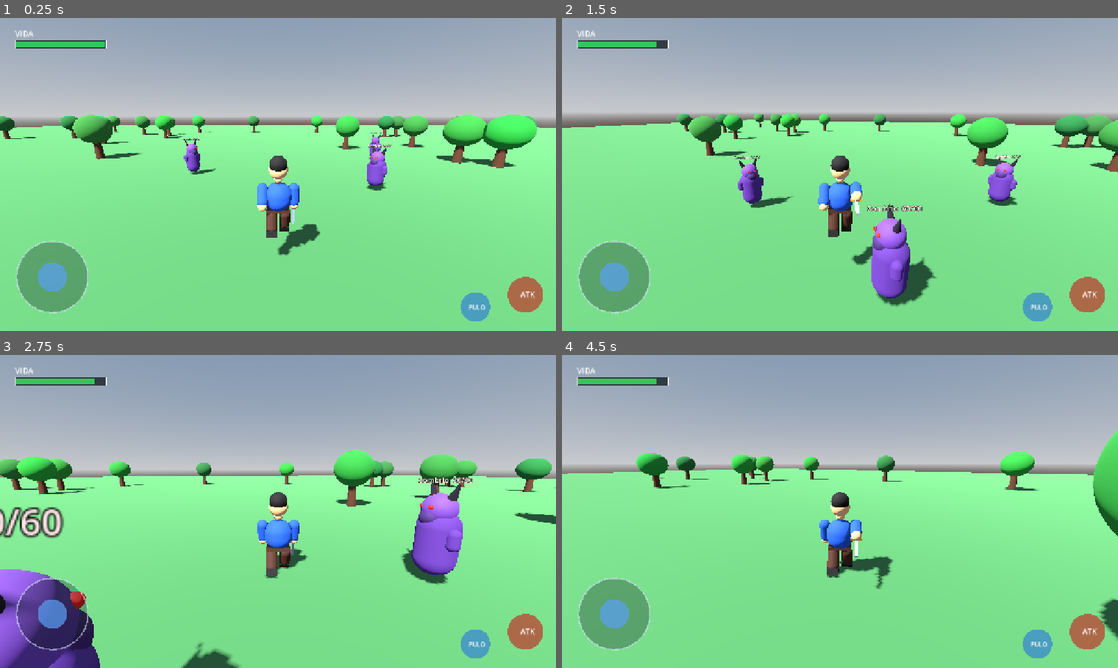
Above: before the commit, frames 1-4 (two rows, left to right).
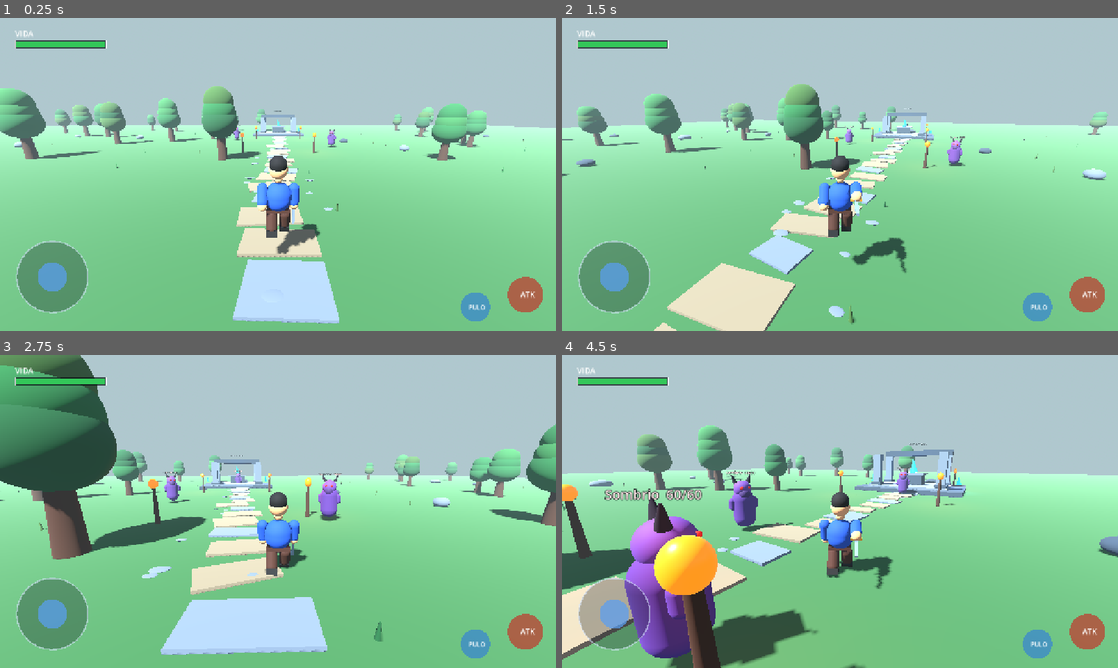
Above: after the commit, the same moments.

Repository: YohBoostel07/Aetheria-Android
Game: Godot game, scene res://scenes/world.tscn
Same seed, same stepped clock (60 frames per second), same inputs: the game is played once before the commit and once after it.
Inputs (mouse positions are in pixels of both pictures, inside the frame that each line leads up to):
- Up to frame 1 (0.25 s): no input
- Up to frame 2 (1.5 s): tap Enter at 0.5 s; move the mouse to (867, 174) at 0.52 s; hold W (move_forward) from 0.53 s (still down); tap J (attack) at 0.6, 1.35 s; click (867, 174) at 0.67 s; tap Space (jump) at 0.77 s; move the mouse to (812, 174) at 1.27 s
- Up to frame 3 (2.75 s): keep holding W (move_forward); tap Space (jump) at 1.52 s; move the mouse to (289, 505) at 2.02 s; tap J (attack) at 2.1 s
- Up to frame 4 (4.5 s): keep holding W (move_forward); move the mouse to (834, 517) at 2.77 s; tap J (attack) at 2.85, 3.6, 4.35 s; click (834, 517) at 2.92 s; tap Space (jump) at 3.02, 3.77 s; move the mouse to (878, 514) at 3.52 s; move the mouse to (795, 508) at 4.27 s

The runs differ from the first frame. In frame 1, 48% of the frame differs, in the area x 0-100%, y 0-100%; in frame 2, 46%; in frame 3, 74%; in frame 4, 67%.

Commit message:
Build first explorable region: Vale do Primeiro Santuario

Diff:
--- a/scripts/world.gd
+++ b/scripts/world.gd
@@ -2,21 +2,71 @@
 
 const ENEMY_SCRIPT = preload("res://scripts/enemy.gd")
 
+var rng := RandomNumberGenerator.new()
+var bark_material: StandardMaterial3D
+var leaf_materials: Array[StandardMaterial3D] = []
+var stone_material: StandardMaterial3D
+var dark_stone_material: StandardMaterial3D
+var path_material: StandardMaterial3D
+var crystal_material: StandardMaterial3D
+var torch_material: StandardMaterial3D
+
 func _ready() -> void:
+    rng.seed = 48291
+    _create_materials()
     _create_environment()
     _create_ground()
-    _create_landmarks()
+    _create_path()
+    _create_forest()
+    _create_rock_fields()
+    _create_ancient_shrine()
+    _create_torches()
     _spawn_enemies()
+
+func _create_materials() -> void:
+    bark_material = _material(Color(0.25, 0.14, 0.085), 1.0)
+    stone_material = _material(Color(0.38, 0.42, 0.46), 0.95)
+    dark_stone_material = _material(Color(0.20, 0.24, 0.29), 1.0)
+    path_material = _material(Color(0.48, 0.43, 0.34), 1.0)
+    crystal_material = _material(Color(0.12, 0.68, 0.92), 0.24, 0.25)
+    crystal_material.emission_enabled = true
+    crystal_material.emission = Color(0.04, 0.42, 0.85)
+    crystal_material.emission_energy_multiplier = 1.8
+    torch_material = _material(Color(1.0, 0.36, 0.07), 0.3)
+    torch_material.emission_enabled = true
+    torch_material.emission = Color(1.0, 0.19, 0.025)
+    torch_material.emission_energy_multiplier = 2.2
+    leaf_materials = [
+        _material(Color(0.10, 0.29, 0.15), 1.0),
+        _material(Color(0.13, 0.36, 0.18), 1.0),
+        _material(Color(0.18, 0.40, 0.20), 1.0),
+        _material(Color(0.22, 0.34, 0.15), 1.0)
+    ]
+
+func _material(color: Color, roughness_value: float = 0.85, metallic_value: float = 0.0) -> StandardMaterial3D:
+    var material := StandardMaterial3D.new()
+    material.albedo_color = color
+    material.roughness = roughness_value
+    material.metallic = metallic_value
+    return material
 
 func _create_environment() -> void:
     var world_env := Environment.new()
     world_env.background_mode = Environment.BG_SKY
     world_env.sky = Sky.new()
-    world_env.sky.sky_material = ProceduralSkyMaterial.new()
+    var sky_material := ProceduralSkyMaterial.new()
+    sky_material.sky_top_color = Color(0.12, 0.23, 0.42)
+    sky_material.sky_horizon_color = Color(0.62, 0.70, 0.76)
+    sky_material.ground_bottom_color = Color(0.12, 0.16, 0.13)
+    sky_material.ground_horizon_color = Color(0.42, 0.48, 0.40)
+    world_env.sky.sky_material = sky_material
     world_env.ambient_light_source = Environment.AMBIENT_SOURCE_COLOR
     world_env.ambient_light_color = Color(0.63, 0.72, 0.84)
-    world_env.ambient_light_energy = 0.65
+    world_env.ambient_light_energy = 0.72
     world_env.tonemap_mode = Environment.TONE_MAPPER_FILMIC
+    world_env.fog_enabled = true
+    world_env.fog_light_color = Color(0.55, 0.65, 0.68)
+    world_env.fog_density = 0.006
     var node := get_node_or_null("WorldEnvironment") as WorldEnvironment
     if node:
         node.environment = world_env
@@ -25,15 +75,15 @@
     var ground := StaticBody3D.new()
     ground.name = "Ground"
     add_child(ground)
+
     var mesh_instance := MeshInstance3D.new()
     var plane := PlaneMesh.new()
     plane.size = Vector2(180, 180)
     mesh_instance.mesh = plane
-    var mat := StandardMaterial3D.new()
-    mat.albedo_color = Color(0.24, 0.43, 0.24)
-    mat.roughness = 1.0
-    mesh_instance.material_override = mat
+    var grass := _material(Color(0.20, 0.36, 0.20), 1.0)
+    mesh_instance.material_override = grass
     ground.add_child(mesh_instance)
+
     var collision := CollisionShape3D.new()
     var shape := BoxShape3D.new()
     shape.size = Vector3(180, 0.3, 180)
@@ -41,44 +91,188 @@
     collision.position.y = -0.15
     ground.add_child(collision)
 
-func _create_landmarks() -> void:
-    var rng := RandomNumberGenerator.new()
-    rng.seed = 48291
-    for i in range(42):
-        var tree := Node3D.new()
-        tree.position = Vector3(rng.randf_range(-48, 48), 0, rng.randf_range(-48, 48))
-        if tree.position.distance_to(Vector3(0, 0, 4)) < 8:
+func _create_path() -> void:
+    for i in range(25):
+        var stone := MeshInstance3D.new()
+        var mesh := BoxMesh.new()
+        mesh.size = Vector3(rng.randf_range(1.5, 2.5), 0.10, rng.randf_range(1.0, 1.7))
+        stone.mesh = mesh
+        stone.position = Vector3(rng.randf_range(-0.55, 0.55), 0.035, 5.0 - float(i) * 1.75)
+        stone.rotation.y = rng.randf_range(-0.18, 0.18)
+        stone.material_override = path_material if i % 3 != 0 else stone_material
+        add_child(stone)
+
+    for i in range(22):
+        var pebble := MeshInstance3D.new()
+        var mesh := SphereMesh.new()
+        mesh.radius = rng.randf_range(0.12, 0.24)
+        mesh.height = mesh.radius * 0.55
+        pebble.mesh = mesh
+        pebble.scale = Vector3(1.3, 0.65, 0.9)
+        pebble.position = Vector3(rng.randf_range(-2.3, 2.3), 0.06, rng.randf_range(-34, 7))
+        pebble.material_override = stone_material
+        add_child(pebble)
+
+func _create_forest() -> void:
+    for i in range(58):
+        var position := Vector3(rng.randf_range(-52, 52), 0, rng.randf_range(-52, 52))
+        var near_path := absf(position.x) < 4.2 and position.z < 8.0 and position.z > -39.0
+        var near_spawn := position.distance_to(Vector3(0, 0, 4)) < 9.0
+        var near_shrine := position.distance_to(Vector3(0, 0, -34)) < 9.0
+        if near_path or near_spawn or near_shrine:
             continue
-        add_child(tree)
-        var trunk := MeshInstance3D.new()
-        var trunk_mesh := CylinderMesh.new()
-        trunk_mesh.top_radius = 0.22
-        trunk_mesh.bottom_radius = 0.34
-        trunk_mesh.height = 2.2
-        trunk.mesh = trunk_mesh
-        trunk.position.y = 1.1
-        var bark := StandardMaterial3D.new()
-        bark.albedo_color = Color(0.29, 0.17, 0.1)
-        trunk.material_override = bark
-        tree.add_child(trunk)
+        _create_tree(position, rng.randf_range(0.82, 1.35))
+
+    for i in range(34):
+        var grass := MeshInstance3D.new()
+        var blade := CylinderMesh.new()
+        blade.top_radius = 0.015
+        blade.bottom_radius = 0.055
+        blade.height = rng.randf_range(0.28, 0.55)
+        blade.radial_segments = 5
+        grass.mesh = blade
+        grass.position = Vector3(rng.randf_range(-42, 42), blade.height * 0.5, rng.randf_range(-42, 42))
+        grass.rotation.z = rng.randf_range(-0.25, 0.25)
+        grass.material_override = leaf_materials[rng.randi_range(0, leaf_materials.size() - 1)]
+        add_child(grass)
+
+func _create_tree(tree_position: Vector3, scale_value: float) -> void:
+    var tree := Node3D.new()
+    tree.position = tree_position
+    tree.scale = Vector3.ONE * scale_value
+    add_child(tree)
+
+    var trunk := MeshInstance3D.new()
+    var trunk_mesh := CylinderMesh.new()
+    trunk_mesh.top_radius = 0.20
+    trunk_mesh.bottom_radius = 0.34
+    trunk_mesh.height = 2.6
+    trunk.mesh = trunk_mesh
+    trunk.position.y = 1.3
+    trunk.material_override = bark_material
+    tree.add_child(trunk)
+
+    for j in range(3):
         var crown := MeshInstance3D.new()
         var crown_mesh := SphereMesh.new()
-        crown_mesh.radius = 1.35
-        crown_mesh.height = 2.5
+        crown_mesh.radius = 1.15 - float(j) * 0.10
+        crown_mesh.height = 2.15 - float(j) * 0.12
         crown.mesh = crown_mesh
-        crown.position.y = 2.65
-        var leaves := StandardMaterial3D.new()
-        leaves.albedo_color = Color(0.12 + rng.randf() * 0.08, 0.34 + rng.randf() * 0.16, 0.17)
-        leaves.roughness = 1.0
-        crown.material_override = leaves
+        crown.position = Vector3(0, 2.55 + float(j) * 0.62, 0)
+        crown.material_override = leaf_materials[rng.randi_range(0, leaf_materials.size() - 1)]
         tree.add_child(crown)
 
+func _create_rock_fields() -> void:
+    for i in range(30):
+        var rock := MeshInstance3D.new()
+        var mesh := SphereMesh.new()
+        mesh.radius = rng.randf_range(0.35, 0.85)
+        mesh.height = mesh.radius * 1.5
+        rock.mesh = mesh
+        rock.scale = Vector3(rng.randf_range(0.9, 1.7), rng.randf_range(0.65, 1.1), rng.randf_range(0.8, 1.4))
+        rock.position = Vector3(rng.randf_range(-48, 48), 0.28, rng.randf_range(-48, 48))
+        if rock.position.distance_to(Vector3(0, 0, 4)) < 8.0 or (absf(rock.position.x) < 3.0 and rock.position.z < 7.0 and rock.position.z > -38.0):
+            rock.queue_free()
+            continue
+        rock.material_override = stone_material if i % 2 == 0 else dark_stone_material
+        add_child(rock)
+
+func _create_ancient_shrine() -> void:
+    var shrine := Node3D.new()
+    shrine.name = "AncientShrine"
+    shrine.position = Vector3(0, 0, -35)
+    add_child(shrine)
+
+    _box(shrine, "Shrine platform", Vector3(0, 0.18, 0), Vector3(10, 0.36, 7), dark_stone_material)
+    _box(shrine, "Upper step", Vector3(0, 0.43, 0.1), Vector3(7.5, 0.22, 5.2), stone_material)
+
+    for side in [-1.0, 1.0]:
+        for depth in [-1.0, 1.0]:
+            _box(shrine, "Ancient pillar", Vector3(side * 3.1, 2.05, depth * 1.75), Vector3(0.72, 3.25, 0.72), stone_material)
+            _box(shrine, "Pillar base", Vector3(side * 3.1, 0.62, depth * 1.75), Vector3(1.05, 0.34, 1.05), dark_stone_material)
+
+    _box(shrine, "Broken lintel", Vector3(0, 3.82, -1.75), Vector3(7.0, 0.55, 0.85), dark_stone_material)
+    _box(shrine, "Altar", Vector3(0, 1.05, -0.45), Vector3(2.2, 1.1, 1.55), dark_stone_material)
+    _box(shrine, "Altar top", Vector3(0, 1.66, -0.45), Vector3(2.65, 0.18, 1.9), stone_material)
+    _create_crystal(shrine, Vector3(0, 2.45, -0.45), 1.0)
+    _create_crystal(shrine, Vector3(-4.4, 1.1, 0), 0.55)
+    _create_crystal(shrine, Vector3(4.4, 1.1, 0), 0.55)
+
+    var title := Label3D.new()
+    title.text = "SANTUARIO ANTIGO"
+    title.position = Vector3(0, 4.8, -1.8)
+    title.billboard = BaseMaterial3D.BILLBOARD_ENABLED
+    title.font_size = 40
+    title.outline_size = 8
+    title.modulate = Color(0.78, 0.91, 1.0)
+    shrine.add_child(title)
+
+func _create_crystal(parent: Node3D, crystal_position: Vector3, scale_value: float) -> void:
+    var crystal := MeshInstance3D.new()
+    var mesh := CylinderMesh.new()
+    mesh.top_radius = 0.04
+    mesh.bottom_radius = 0.42
+    mesh.height = 1.35
+    mesh.radial_segments = 6
+    crystal.mesh = mesh
+    crystal.position = crystal_position
+    crystal.rotation.z = 0.12
+    crystal.scale = Vector3.ONE * scale_value
+    crystal.material_override = crystal_material
+    parent.add_child(crystal)
+
+    var light := OmniLight3D.new()
+    light.position = crystal_position
+    light.light_color = Color(0.12, 0.55, 1.0)
+    light.light_energy = 0.8
+    light.omni_range = 5.0 * scale_value
+    parent.add_child(light)
+
+func _create_torches() -> void:
+    for z_position in [-13.0, -27.0, -38.0]:
+        for side in [-1.0, 1.0]:
+            var torch := Node3D.new()
+            torch.position = Vector3(side * 3.8, 0, z_position)
+            add_child(torch)
+            var pole := MeshInstance3D.new()
+            var pole_mesh := CylinderMesh.new()
+            pole_mesh.top_radius = 0.07
+            pole_mesh.bottom_radius = 0.12
+            pole_mesh.height = 1.8
+            pole.mesh = pole_mesh
+            pole.position.y = 0.9
+            pole.material_override = bark_material
+            torch.add_child(pole)
+            var flame := MeshInstance3D.new()
+            var flame_mesh := SphereMesh.new()
+            flame_mesh.radius = 0.20
+            flame_mesh.height = 0.48
+            flame.mesh = flame_mesh
+            flame.position.y = 1.92
+            flame.material_override = torch_material
+            torch.add_child(flame)
+            var light := OmniLight3D.new()
+            light.position.y = 2.0
+            light.light_color = Color(1.0, 0.42, 0.16)
+            light.light_energy = 0.55
+            light.omni_range = 5.0
+            torch.add_child(light)
+
+func _box(parent: Node3D, part_name: String, part_position: Vector3, dimensions: Vector3, material: Material) -> void:
+    var part := MeshInstance3D.new()
+    part.name = part_name
+    var mesh := BoxMesh.new()
+    mesh.size = dimensions
+    part.mesh = mesh
+    part.position = part_position
+    part.material_override = material
+    parent.add_child(part)
+
 func _spawn_enemies() -> void:
-    var player := get_node("Player") as CharacterBody3D
     var spawn_points := [
-        Vector3(5.5, 0, -2.0),
-        Vector3(-6.0, 0, -5.0),
-        Vector3(9.0, 0, -10.0)
+        Vector3(7.0, 0, -18.0),
+        Vector3(-7.0, 0, -26.0),
+        Vector3(0.0, 0, -41.0)
     ]
     for i in range(spawn_points.size()):
         var enemy := CharacterBody3D.new()
